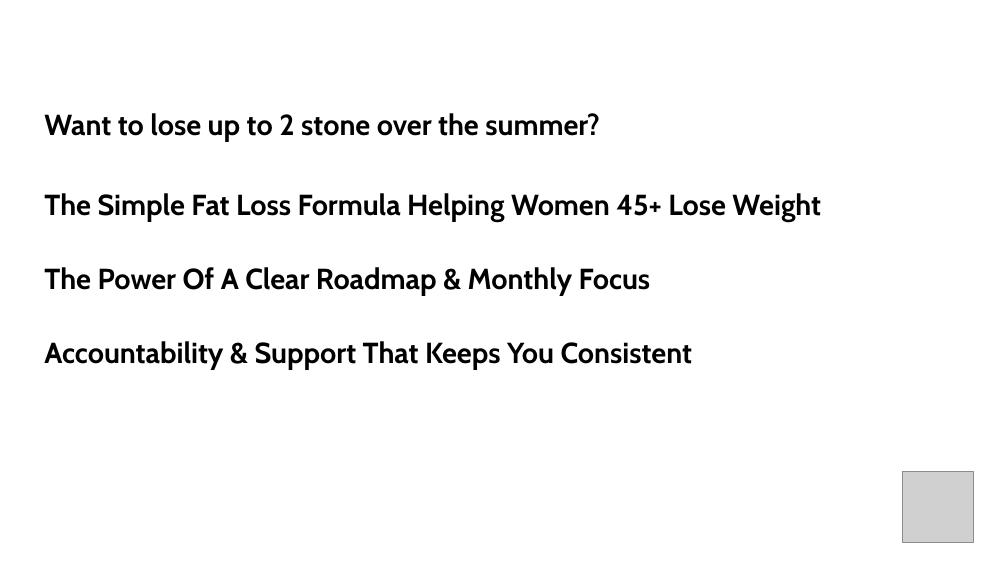
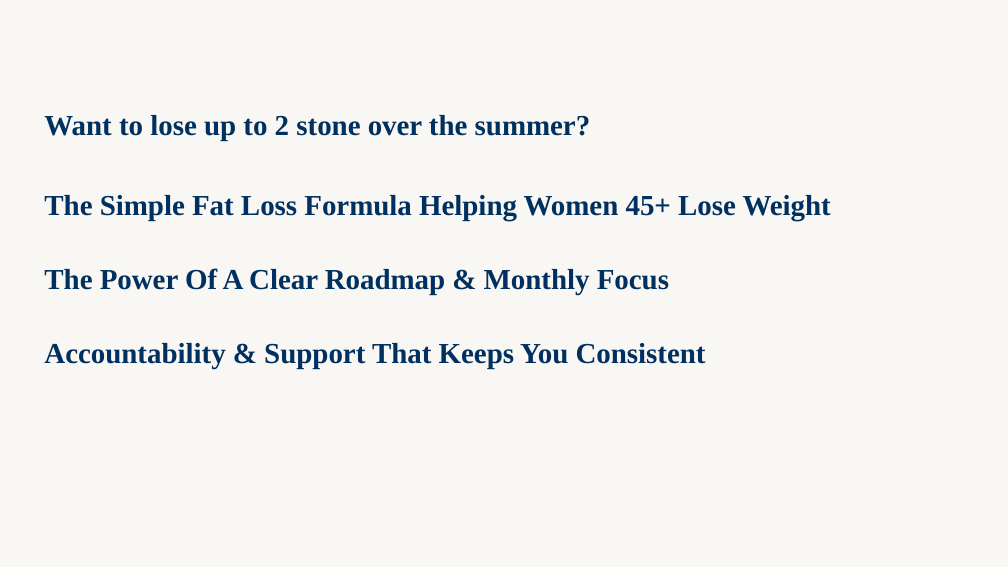
Before and after one commit to WeAreWLA/21-day-reset, a slide deck: slide 37 of decks/Day 5 - Free 5 Day Reset/Day 5 - Free 5 Day Reset.pptx. Drawn at 1008x567 pixels with LibreOffice and Linux fonts; fonts in the diff are those of the drawing; grey boxes stand for pictures. Boxes give left, top, right and bottom in pixels: in the first picture for what was removed or moved away, otherwise in the second. Text is boxed around its words. In the diff, an @@ line names an element or a change of style, - is before the commit and + after.

```diff
--- a/decks/Day 5 - Free 5 Day Reset/Day 5 - Free 5 Day Reset.pptx
+++ b/decks/Day 5 - Free 5 Day Reset/Day 5 - Free 5 Day Reset.pptx
@@ background #FFFFFF to #F9F7F4 @@
@@ title "Want to lose up to ..." at [44, 115, 831, 368]: font Cabin to Times New Roman, text colour none to #003060 @@
@@ picture removed at [902, 472, 974, 543] @@
```
Also in this commit, not shown: 36 other slides changed.
